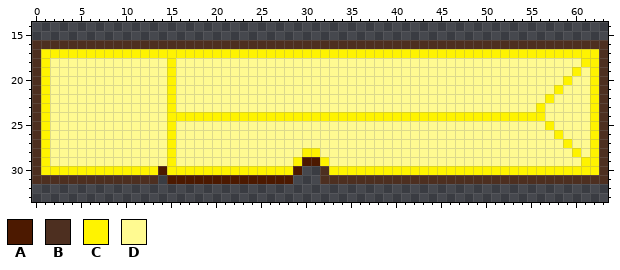
File history of a pixel-art file, Assets/Arts/GameUI/BorderAndButton/MissionBorder/MissionPrefabBorder.aseprite. Above is the file before it was changed.
64x64 pixels, 1 frame. Shown: x 0..63, y 14..33.
Palette (. is transparent): A #4c1900  B #4d2f20  C #fff300  D #fffa91
New version:
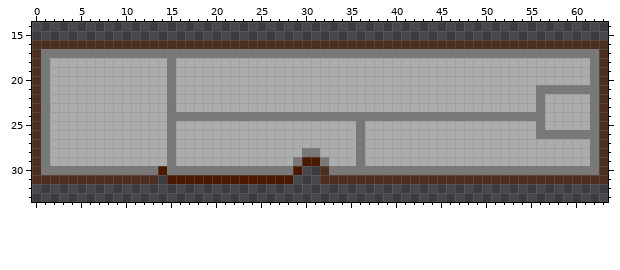
Diff:
colour C: #fff300 -> #787878
colour D: #fffa91 -> #acacac
y 18: x 61 C -> D
y 19: x 60 C -> D
y 20: x 59 C -> D
y 21: x 56..57 DD -> CC; x 59..61 DDD -> CCC
y 22: x 56..57 DC -> CD
y 25: x 36 D -> C; x 56..57 DC -> CD
y 26: x 36 D -> C; x 56..57 DD -> CC; x 59..61 DDD -> CCC
y 27: x 36 D -> C; x 59 C -> D
y 28: x 36 D -> C; x 60 C -> D
y 29: x 36 D -> C; x 61 C -> D
